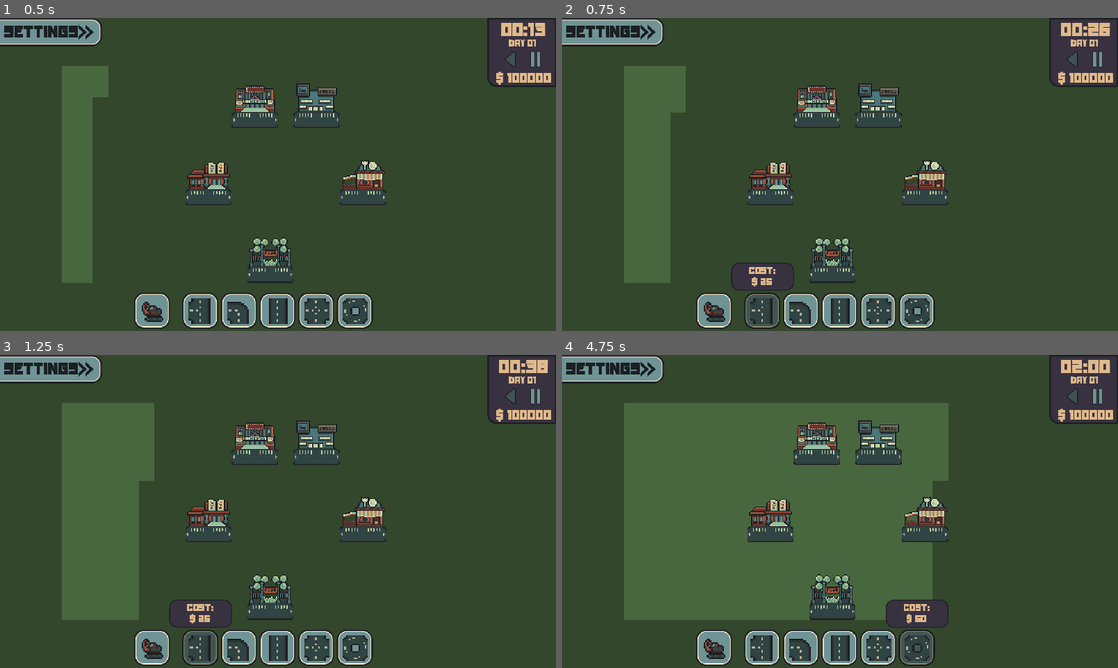
Above: before the commit, frames 1-4 (two rows, left to right).
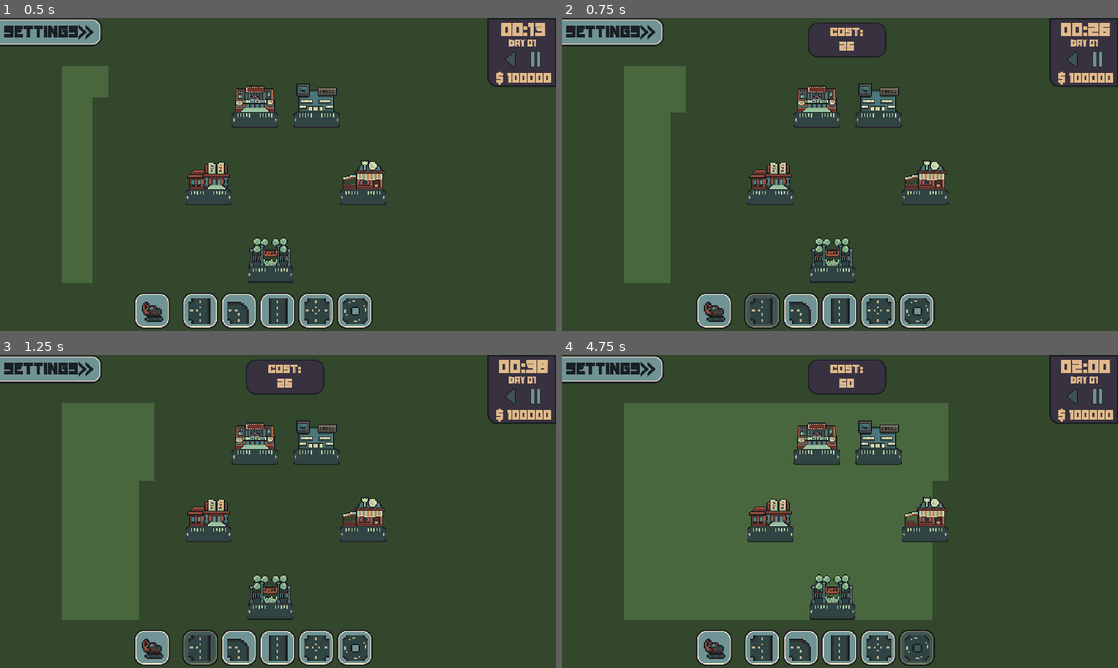
Above: after the commit, the same moments.

Repository: StixxyTape/Easy-Roads
Game: Godot game, scene res://Scenes/main.tscn
Two runs of this game, one before a commit and one after it. Both use one fixed random seed, a clock stepped at 60 frames per second and the inputs below.
Inputs (mouse positions are in pixels of both pictures, inside the frame that each line leads up to):
- Up to frame 1 (0.5 s): no input
- Up to frame 2 (0.75 s): click (762, 312) at 0.5 s
- Up to frame 3 (1.25 s): no input
- Up to frame 4 (4.75 s): click (801, 649) at 1.25 s; click (840, 649) at 2 s; click (878, 649) at 2.75 s; click (917, 649) at 3.5 s; click (1073, 398) at 4.25 s

Frame 1 is identical in both runs. In frame 2, 0.6% of the frame differs, in the area x 30-59%, y 1-88%; in frame 3, 0.6%; in frame 4, 1.0%, in the area x 44-70%, y 1-88%.

Commit message:
Fixing Car

Diff:
--- a/Connection Maker 2/Scenes/main.tscn
+++ b/Connection Maker 2/Scenes/main.tscn
@@ -6,7 +6,7 @@
 [ext_resource type="Texture2D" uid="uid://cnjp17pv0yy1e" path="res://Art/Structures/Library.png" id="3_bau67"]
 [ext_resource type="Script" path="res://Scripts/GridSystem.gd" id="3_q74ai"]
 [ext_resource type="PackedScene" uid="uid://cjs7l4lexk18c" path="res://Scenes/ui.tscn" id="4_5cxmc"]
-[ext_resource type="Texture2D" uid="uid://oe20gmpsemvl" path="res://Art/Structures/Cinema.png" id="4_jk51h"]
+[ext_resource type="Texture2D" uid="uid://oe20gmpsemvl" path="res://Art/Cinema.png" id="4_jk51h"]
 [ext_resource type="Texture2D" uid="uid://dfeatle6j6no8" path="res://Art/Structures/Park.png" id="6_nqe8j"]
 [ext_resource type="Texture2D" uid="uid://dhbxupkwup0e4" path="res://Art/Structures/Restaurant.png" id="7_0dlpc"]
 [ext_resource type="Texture2D" uid="uid://eov80m2kxj8k" path="res://Art/Structures/Store.png" id="8_nm0dl"]
@@ -51,12 +51,12 @@
 polygons = Array[PackedInt32Array]([PackedInt32Array(0, 1, 2, 3), PackedInt32Array(2, 4, 5, 6), PackedInt32Array(3, 2, 6, 7), PackedInt32Array(7, 6, 8, 9)])
 outlines = Array[PackedVector2Array]([PackedVector2Array(4, 8, 4, 4, 4, -4, 4, -8, -4, -8, -4, -4, -8, -4, -8, 4, -4, 4, -4, 8)])
 
-[sub_resource type="NavigationPolygon" id="NavigationPolygon_q0wfm"]
-vertices = PackedVector2Array(8, -8, 8, 8, -8, 8, -8, -8)
-polygons = Array[PackedInt32Array]([PackedInt32Array(0, 1, 2, 3)])
-outlines = Array[PackedVector2Array]([PackedVector2Array(-8, -8, -8, 8, 8, 8, 8, -8)])
-
-[sub_resource type="NavigationPolygon" id="NavigationPolygon_s73om"]
+[sub_resource type="NavigationPolygon" id="NavigationPolygon_8wx4k"]
+vertices = PackedVector2Array(-8, -8, 8, -8, 8, 8, -8, 8)
+polygons = Array[PackedInt32Array]([PackedInt32Array(0, 1, 2, 3)])
+outlines = Array[PackedVector2Array]([PackedVector2Array(-8, -8, 8, -8, 8, 8, -8, 8)])
+
+[sub_resource type="NavigationPolygon" id="NavigationPolygon_pu33b"]
 vertices = PackedVector2Array(-8, 4, -8, -4, 8, -4, 8, 4)
 polygons = Array[PackedInt32Array]([PackedInt32Array(0, 1, 2, 3)])
 outlines = Array[PackedVector2Array]([PackedVector2Array(-8, 4, -8, -4, 8, -4, 8, 4)])
@@ -115,11 +115,6 @@
 vertices = PackedVector2Array(-8, 4, -8, -4, -4, -4, -4, 4, -4, -8, 4, -8, 4, -4, 4, 4, 8, -4, 8, 4)
 polygons = Array[PackedInt32Array]([PackedInt32Array(0, 1, 2, 3), PackedInt32Array(2, 4, 5, 6), PackedInt32Array(3, 2, 6, 7), PackedInt32Array(7, 6, 8, 9)])
 outlines = Array[PackedVector2Array]([PackedVector2Array(-8, 4, -4, 4, 4, 4, 8, 4, 8, -4, 4, -4, 4, -8, -4, -8, -4, -4, -8, -4)])
-
-[sub_resource type="NavigationPolygon" id="NavigationPolygon_tqqgt"]
-vertices = PackedVector2Array(8, -8, 8, 8, -8, 8, -8, -8)
-polygons = Array[PackedInt32Array]([PackedInt32Array(0, 1, 2, 3)])
-outlines = Array[PackedVector2Array]([PackedVector2Array(-8, -8, -8, 8, 8, 8, 8, -8)])
 
 [sub_resource type="TileSetAtlasSource" id="TileSetAtlasSource_eulut"]
 texture = ExtResource("1_nbaej")
@@ -184,15 +179,15 @@
 3:6/0 = 0
 0:6/0 = 0
 7:0/0 = 0
-7:0/0/navigation_layer_0/polygon = SubResource("NavigationPolygon_tqqgt")
+7:0/0/navigation_layer_0/polygon = SubResource("NavigationPolygon_8wx4k")
 8:0/0 = 0
-8:0/0/navigation_layer_0/polygon = SubResource("NavigationPolygon_tqqgt")
+8:0/0/navigation_layer_0/polygon = SubResource("NavigationPolygon_8wx4k")
 9:0/0 = 0
-9:0/0/navigation_layer_0/polygon = SubResource("NavigationPolygon_tqqgt")
+9:0/0/navigation_layer_0/polygon = SubResource("NavigationPolygon_8wx4k")
 10:0/0 = 0
-10:0/0/navigation_layer_0/polygon = SubResource("NavigationPolygon_q0wfm")
+10:0/0/navigation_layer_0/polygon = SubResource("NavigationPolygon_8wx4k")
 11:0/0 = 0
-11:0/0/navigation_layer_0/polygon = SubResource("NavigationPolygon_q0wfm")
+11:0/0/navigation_layer_0/polygon = SubResource("NavigationPolygon_8wx4k")
 0:1/next_alternative_id = 2
 0:1/0 = 0
 0:1/1 = 1
--- a/Connection Maker 2/Scenes/ui.tscn
+++ b/Connection Maker 2/Scenes/ui.tscn
@@ -19,6 +19,48 @@
 atlas = ExtResource("2_pv2pt")
 region = Rect2(0, 128, 16, 16)
 
+[sub_resource type="AtlasTexture" id="AtlasTexture_dqk31"]
+atlas = ExtResource("2_pv2pt")
+region = Rect2(0, 32, 16, 16)
+
+[sub_resource type="AtlasTexture" id="AtlasTexture_mo3yr"]
+atlas = ExtResource("2_pv2pt")
+region = Rect2(0, 0, 16, 16)
+
+[sub_resource type="AtlasTexture" id="AtlasTexture_ssi8q"]
+atlas = ExtResource("2_pv2pt")
+region = Rect2(0, 64, 16, 16)
+
+[sub_resource type="AtlasTexture" id="AtlasTexture_54bfg"]
+atlas = ExtResource("2_pv2pt")
+region = Rect2(32, 64, 16, 16)
+
+[sub_resource type="AtlasTexture" id="AtlasTexture_4grt7"]
+atlas = ExtResource("1_bl377")
+region = Rect2(648, 0, 192, 184)
+
+[sub_resource type="LabelSettings" id="LabelSettings_fklyv"]
+line_spacing = 0.0
+font = ExtResource("4_e55im")
+font_size = 35
+font_color = Color(0.878431, 0.729412, 0.545098, 1)
+
+[sub_resource type="AtlasTexture" id="AtlasTexture_yor5i"]
+atlas = ExtResource("1_bl377")
+region = Rect2(552, 128, 40, 40)
+
+[sub_resource type="AtlasTexture" id="AtlasTexture_gl1lj"]
+atlas = ExtResource("1_bl377")
+region = Rect2(592, 128, 40, 40)
+
+[sub_resource type="AtlasTexture" id="AtlasTexture_877bm"]
+atlas = ExtResource("1_bl377")
+region = Rect2(1, 243, 516, 310)
+
+[sub_resource type="AtlasTexture" id="AtlasTexture_k33yv"]
+atlas = ExtResource("1_bl377")
+region = Rect2(552, 240, 80, 80)
+
 [sub_resource type="AtlasTexture" id="AtlasTexture_jqyph"]
 atlas = ExtResource("1_bl377")
 region = Rect2(360, 8, 160, 72)
@@ -29,66 +71,6 @@
 font_size = 22
 font_color = Color(0.878431, 0.729412, 0.545098, 1)
 
-[sub_resource type="AtlasTexture" id="AtlasTexture_dqk31"]
-atlas = ExtResource("2_pv2pt")
-region = Rect2(0, 32, 16, 16)
-
-[sub_resource type="LabelSettings" id="LabelSettings_rk3or"]
-line_spacing = 0.0
-font = ExtResource("4_e55im")
-font_size = 22
-font_color = Color(0.878431, 0.729412, 0.545098, 1)
-
-[sub_resource type="AtlasTexture" id="AtlasTexture_mo3yr"]
-atlas = ExtResource("2_pv2pt")
-region = Rect2(0, 0, 16, 16)
-
-[sub_resource type="LabelSettings" id="LabelSettings_2faff"]
-line_spacing = 0.0
-font = ExtResource("4_e55im")
-font_size = 22
-font_color = Color(0.878431, 0.729412, 0.545098, 1)
-
-[sub_resource type="AtlasTexture" id="AtlasTexture_ssi8q"]
-atlas = ExtResource("2_pv2pt")
-region = Rect2(0, 64, 16, 16)
-
-[sub_resource type="LabelSettings" id="LabelSettings_62b02"]
-line_spacing = 0.0
-font = ExtResource("4_e55im")
-font_size = 22
-font_color = Color(0.878431, 0.729412, 0.545098, 1)
-
-[sub_resource type="AtlasTexture" id="AtlasTexture_54bfg"]
-atlas = ExtResource("2_pv2pt")
-region = Rect2(32, 64, 16, 16)
-
-[sub_resource type="AtlasTexture" id="AtlasTexture_4grt7"]
-atlas = ExtResource("1_bl377")
-region = Rect2(648, 0, 192, 184)
-
-[sub_resource type="LabelSettings" id="LabelSettings_fklyv"]
-line_spacing = 0.0
-font = ExtResource("4_e55im")
-font_size = 35
-font_color = Color(0.878431, 0.729412, 0.545098, 1)
-
-[sub_resource type="AtlasTexture" id="AtlasTexture_yor5i"]
-atlas = ExtResource("1_bl377")
-region = Rect2(552, 128, 40, 40)
-
-[sub_resource type="AtlasTexture" id="AtlasTexture_gl1lj"]
-atlas = ExtResource("1_bl377")
-region = Rect2(592, 128, 40, 40)
-
-[sub_resource type="AtlasTexture" id="AtlasTexture_877bm"]
-atlas = ExtResource("1_bl377")
-region = Rect2(1, 243, 516, 310)
-
-[sub_resource type="AtlasTexture" id="AtlasTexture_k33yv"]
-atlas = ExtResource("1_bl377")
-region = Rect2(552, 240, 80, 80)
-
 [node name="UI" type="CanvasLayer"]
 script = ExtResource("1_2omd3")
 
@@ -157,41 +139,6 @@
 grow_vertical = 2
 texture = SubResource("AtlasTexture_ms0bv")
 
-[node name="Info" type="TextureRect" parent="Tjunction"]
-layout_mode = 1
-anchors_preset = 5
-anchor_left = 0.5
-anchor_right = 0.5
-offset_left = -94.75
-offset_top = -82.5
-offset_right = 65.25
-offset_bottom = -10.5
-grow_horizontal = 2
-scale = Vector2(1.2, 1.2)
-texture = SubResource("AtlasTexture_jqyph")
-
-[node name="Label" type="Label" parent="Tjunction/Info"]
-layout_mode = 1
-anchors_preset = 8
-anchor_left = 0.5
-anchor_top = 0.5
-anchor_right = 0.5
-anchor_bottom = 0.5
-offset_left = -53.9583
-offset_top = -25.5833
-offset_right = 52.0417
-offset_bottom = 28.4167
-grow_horizontal = 2
-grow_vertical = 2
-theme_override_colors/font_color = Color(0.878431, 0.729412, 0.545098, 1)
-theme_override_fonts/font = ExtResource("4_e55im")
-theme_override_font_sizes/font_size = 25
-text = "Cost:
-$ 25"
-label_settings = SubResource("LabelSettings_7lfah")
-horizontal_alignment = 1
-vertical_alignment = 1
-
 [node name="RoadTurn" type="TextureButton" parent="."]
 anchors_preset = 7
 anchor_left = 0.5
@@ -225,41 +172,6 @@
 grow_vertical = 2
 texture = SubResource("AtlasTexture_dqk31")
 
-[node name="Info" type="TextureRect" parent="RoadTurn"]
-layout_mode = 1
-anchors_preset = 5
-anchor_left = 0.5
-anchor_right = 0.5
-offset_left = -94.75
-offset_top = -82.5
-offset_right = 65.25
-offset_bottom = -10.5
-grow_horizontal = 2
-scale = Vector2(1.2, 1.2)
-texture = SubResource("AtlasTexture_jqyph")
-
-[node name="Label" type="Label" parent="RoadTurn/Info"]
-layout_mode = 1
-anchors_preset = 8
-anchor_left = 0.5
-anchor_top = 0.5
-anchor_right = 0.5
-anchor_bottom = 0.5
-offset_left = -53.9583
-offset_top = -25.5833
-offset_right = 52.0417
-offset_bottom = 28.4167
-grow_horizontal = 2
-grow_vertical = 2
-theme_override_colors/font_color = Color(0.878431, 0.729412, 0.545098, 1)
-theme_override_fonts/font = ExtResource("4_e55im")
-theme_override_font_sizes/font_size = 25
-text = "Cost:
-$ 10"
-label_settings = SubResource("LabelSettings_rk3or")
-horizontal_alignment = 1
-vertical_alignment = 1
-
 [node name="RoadStraight" type="TextureButton" parent="."]
 anchors_preset = 7
 anchor_left = 0.5
@@ -293,42 +205,6 @@
 grow_vertical = 2
 texture = SubResource("AtlasTexture_mo3yr")
 
-[node name="Info" type="TextureRect" parent="RoadStraight"]
-layout_mode = 1
-anchors_preset = 5
-anchor_left = 0.5
-anchor_right = 0.5
-offset_left = -94.75
-offset_top = -82.5
-offset_right = 65.25
-offset_bottom = -10.5
-grow_horizontal = 2
-scale = Vector2(1.2, 1.2)
-texture = SubResource("AtlasTexture_jqyph")
-
-[node name="Label" type="Label" parent="RoadStraight/Info"]
-layout_mode = 1
-anchors_preset = 8
-anchor_left = 0.5
-anchor_top = 0.5
-anchor_right = 0.5
-anchor_bottom = 0.5
-offset_left = -53.9583
-offset_top = -25.5833
-offset_right = 52.0417
-offset_bottom = 28.4167
-grow_horizontal = 2
-grow_vertical = 2
-theme_override_colors/font_color = Color(0.878431, 0.729412, 0.545098, 1)
-theme_override_fonts/font = ExtResource("4_e55im")
-theme_override_font_sizes/font_size = 25
-text = "Cost:
-$ 10
-"
-label_settings = SubResource("LabelSettings_2faff")
-horizontal_alignment = 1
-vertical_alignment = 1
-
 [node name="Cross" type="TextureButton" parent="."]
 anchors_preset = 7
 anchor_left = 0.5
@@ -362,41 +238,6 @@
 grow_vertical = 2
 texture = SubResource("AtlasTexture_ssi8q")
 
-[node name="Info" type="TextureRect" parent="Cross"]
-layout_mode = 1
-anchors_preset = 5
-anchor_left = 0.5
-anchor_right = 0.5
-offset_left = -94.75
-offset_top = -82.5
-offset_right = 65.25
-offset_bottom = -10.5
-grow_horizontal = 2
-scale = Vector2(1.2, 1.2)
-texture = SubResource("AtlasTexture_jqyph")
-
-[node name="Label" type="Label" parent="Cross/Info"]
-layout_mode = 1
-anchors_preset = 8
-anchor_left = 0.5
-anchor_top = 0.5
-anchor_right = 0.5
-anchor_bottom = 0.5
-offset_left = -53.9583
-offset_top = -25.5833
-offset_right = 52.0417
-offset_bottom = 28.4167
-grow_horizontal = 2
-grow_vertical = 2
-theme_override_colors/font_color = Color(0.878431, 0.729412, 0.545098, 1)
-theme_override_fonts/font = ExtResource("4_e55im")
-theme_override_font_sizes/font_size = 25
-text = "Cost:
-$ 50"
-label_settings = SubResource("LabelSettings_62b02")
-horizontal_alignment = 1
-vertical_alignment = 1
-
 [node name="Roundabout" type="TextureButton" parent="."]
 anchors_preset = 7
 anchor_left = 0.5
@@ -429,41 +270,6 @@
 grow_horizontal = 2
 grow_vertical = 2
 texture = SubResource("AtlasTexture_54bfg")
-
-[node name="Info" type="TextureRect" parent="Roundabout"]
-layout_mode = 1
-anchors_preset = 5
-anchor_left = 0.5
-anchor_right = 0.5
-offset_left = -94.75
-offset_top = -82.5
-offset_right = 65.25
-offset_bottom = -10.5
-grow_horizontal = 2
-scale = Vector2(1.2, 1.2)
-texture = SubResource("AtlasTexture_jqyph")
-
-[node name="Label" type="Label" parent="Roundabout/Info"]
-layout_mode = 1
-anchors_preset = 8
-anchor_left = 0.5
-anchor_top = 0.5
-anchor_right = 0.5
-anchor_bottom = 0.5
-offset_left = -53.9583
-offset_top = -25.5833
-offset_right = 52.0417
-offset_bottom = 28.4167
-grow_horizontal = 2
-grow_vertical = 2
-theme_override_colors/font_color = Color(0.878431, 0.729412, 0.545098, 1)
-theme_override_fonts/font = ExtResource("4_e55im")
-theme_override_font_sizes/font_size = 25
-text = "Cost:
-$ 50"
-label_settings = SubResource("LabelSettings_62b02")
-horizontal_alignment = 1
-vertical_alignment = 1
 
 [node name="InfoBoard" type="TextureRect" parent="."]
 anchors_preset = 1
@@ -679,3 +485,36 @@
 text = "On"
 horizontal_alignment = 1
 vertical_alignment = 1
+
+[node name="Cost" type="TextureRect" parent="."]
+anchors_preset = 5
+anchor_left = 0.5
+anchor_right = 0.5
+offset_left = -80.0
+offset_right = 80.0
+offset_bottom = 72.0
+grow_horizontal = 2
+scale = Vector2(1.2, 1.2)
+texture = SubResource("AtlasTexture_jqyph")
+
+[node name="Label" type="Label" parent="Cost"]
+layout_mode = 1
+anchors_preset = 8
+anchor_left = 0.5
+anchor_top = 0.5
+anchor_right = 0.5
+anchor_bottom = 0.5
+offset_left = -53.9583
+offset_top = -25.5833
+offset_right = 52.0417
+offset_bottom = 28.4167
+grow_horizontal = 2
+grow_vertical = 2
+theme_override_colors/font_color = Color(0.878431, 0.729412, 0.545098, 1)
+theme_override_fonts/font = ExtResource("4_e55im")
+theme_override_font_sizes/font_size = 25
+text = "Cost:
+$ 25"
+label_settings = SubResource("LabelSettings_7lfah")
+horizontal_alignment = 1
+vertical_alignment = 1
--- a/Connection Maker 2/Scripts/Car.gd
+++ b/Connection Maker 2/Scripts/Car.gd
@@ -3,6 +3,9 @@
 var spawnPos : Vector2
 var houseCord : Vector2
 var curScale = get_scale()
+var startPos : Vector2
+var houseCount : Array
+var obstacle : bool
 
 @onready var sprite : Sprite2D = $Icon
 @onready var navAgent : NavigationAgent2D = $NavigationAgent2D
@@ -47,8 +50,24 @@
 	var nextTilePos : Vector2 = tileMap.local_to_map(nextPathPos)
 	var carTilePos : Vector2 = tileMap.local_to_map(global_position)
 
+	if navAgent.is_target_reachable():
+		var paths = navAgent.get_current_navigation_path()
+		houseCount = []
+		for path in paths:
+			var tilePos = tileMap.local_to_map(path)
+			var atlesPos = tileMap.get_cell_atlas_coords(0,tilePos)
+			if atlesPos == Vector2i(7,0) or atlesPos == Vector2i(8,0) or atlesPos == Vector2i(9,0) or atlesPos == Vector2i(10,0) or atlesPos == Vector2i(11,0):
+				if tilePos not in houseCount:
+					houseCount.append(tilePos)
+
+		if len(houseCount) > 1:
+			obstacle = true
+		else :
+			houseCount = []
+			obstacle = false
+
 	# Handles placing a tile to denote which side the car leaves the house from
-	if carTilePos in adjectedTilesPos and !adjectedTilePlaced:
+	if carTilePos in adjectedTilesPos and !adjectedTilePlaced and navAgent.is_target_reachable():
 		var i = adjectedTilesPos.find(carTilePos)
 		eraseStartPoints()
 		if houseCord.x < adjectedTilesPos[i].x:
@@ -59,14 +78,16 @@
 			tileMap.set_cell(3, adjectedTilesPos[i], 2, adjectedTiles[2])
 		elif houseCord.y > adjectedTilesPos[i].y:
 			tileMap.set_cell(3, adjectedTilesPos[i], 2, adjectedTiles[1])
+		startPos = adjectedTilesPos[i]
+		position = tileMap.map_to_local(startPos)
 		adjectedTilePlaced = true
 		visible = true
 
 	# Handles the offset
-	if nextTilePos.x > carTilePos.x:
+	if nextTilePos.x > carTilePos.x and nextTilePos != houseCord:
 		set_scale(Vector2(curScale.x, curScale.y))
 		sprite.offset.y = 1
-	elif nextTilePos.x < carTilePos.x:
+	elif nextTilePos.x < carTilePos.x and nextTilePos != houseCord:
 		set_scale(Vector2(curScale.x, -curScale.y))
 		sprite.offset.y = -5
 
@@ -92,8 +113,9 @@
 		position = spawnPos
 
 	# Move towards next position in path * speed
-	velocity = currentAgentPos.direction_to(nextPathPos) * Global.carSpeed
-	move_and_slide()
+	if !obstacle:
+		velocity = currentAgentPos.direction_to(nextPathPos) * Global.carSpeed
+		move_and_slide()
 
 func eraseStartPoints():
 	for pos in adjectedTilesPos:
--- a/Connection Maker 2/Scripts/GridSystem.gd
+++ b/Connection Maker 2/Scripts/GridSystem.gd
@@ -125,7 +125,6 @@
 		await get_tree().create_timer(houseSpawnCooldown).timeout
 		housePos = SpawnHouse()
 		spawningHouse = true
-
 	# Spawn a bubble and car at the house
 	if housePos:
 		# Instantiates bubble with offset
@@ -134,7 +133,6 @@
 		spawnedBubble.position.y -= 25
 		spawnedBubble.position.x -= 8
 		add_child(spawnedBubble)
-
 		# Instantiates Car
 		var spawnedCar = car.instantiate()
 		add_child(spawnedCar)
--- a/Connection Maker 2/Scripts/HoverState.gd
+++ b/Connection Maker 2/Scripts/HoverState.gd
@@ -12,7 +12,7 @@
 	self.mouse_exited.connect(_on_button_exit)
 	self.pressed.connect(_on_button_press)
 	if type != "remove":
-		priceLabel = $Info
+		priceLabel = $"../Cost"
 
 	if priceLabel:
 		priceLabel.visible = false
@@ -23,22 +23,16 @@
 
 	if !active and !hover:
 		self_modulate = Color("fff")
-		if priceLabel:
-			priceLabel.visible = false
 
 func _on_button_hovered():
 	if Global.roadType != type:
 		self_modulate = Color("c9c9c9dc")
 		hover = true
 		Global.overButton = true
-	if priceLabel and Global.roadType == type:
-		priceLabel.self_modulate = Color("ffffff6e")
 
 func _on_button_exit():
 	hover = false
 	Global.overButton = false
-	if priceLabel:
-		priceLabel.self_modulate = Color("fff")
 
 func _on_button_press():
 	if active:
--- a/Connection Maker 2/Scripts/UI.gd
+++ b/Connection Maker 2/Scripts/UI.gd
@@ -10,6 +10,7 @@
 @onready var timeLabel : Label = $InfoBoard/Time
 @onready var dayLabel : Label = $InfoBoard/Day
 @onready var moneyLabel : Label = $InfoBoard/Money
+@onready var priceLabel : Label = $Cost/Label
 
 func _process(_delta):
 	if Global.time == "play" and !count:
@@ -44,6 +45,7 @@
 	dayLabel.text = str("Day ", day_text)
 	timeLabel.text = str(hour_text, ":", minute_text)
 	moneyLabel.text = str("$ ", Global.money)
+	priceLabel.text = str("Cost:\n", Global.currentPrice)
 
 func timeCounting():
 	while Global.time == "play":
Not shown: 3 places in Connection Maker 2/Scenes/main.tscn that only renumber resources
Not shown: 1 places in Connection Maker 2/Scenes/ui.tscn that only renumber resources
